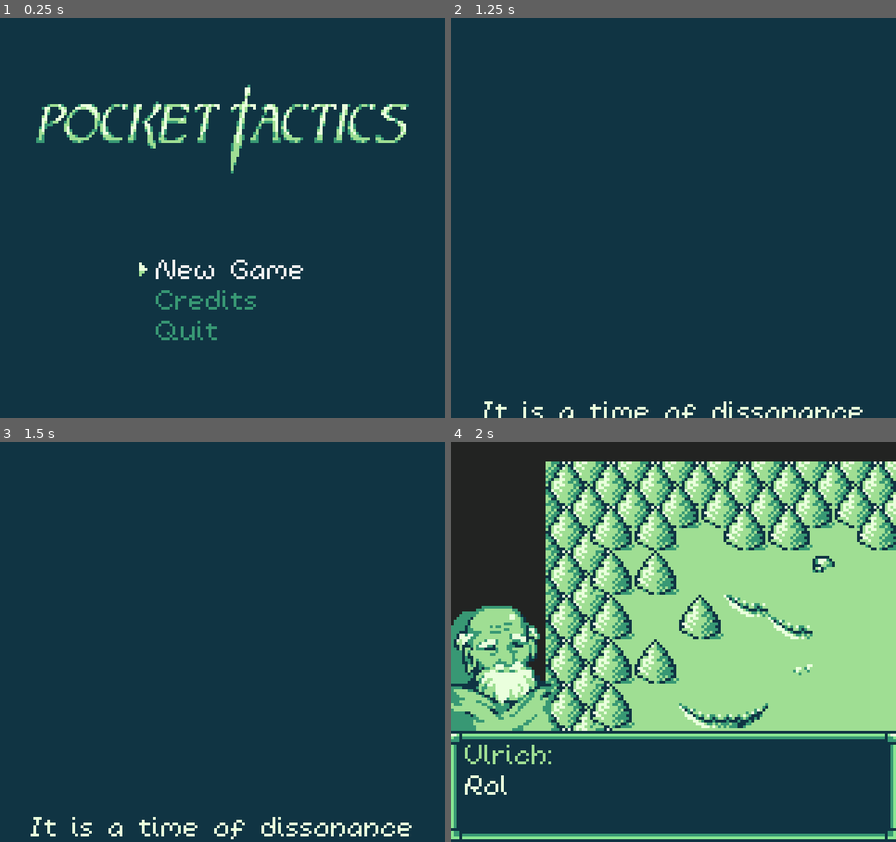
Above: before the commit, frames 1-4 (two rows, left to right).
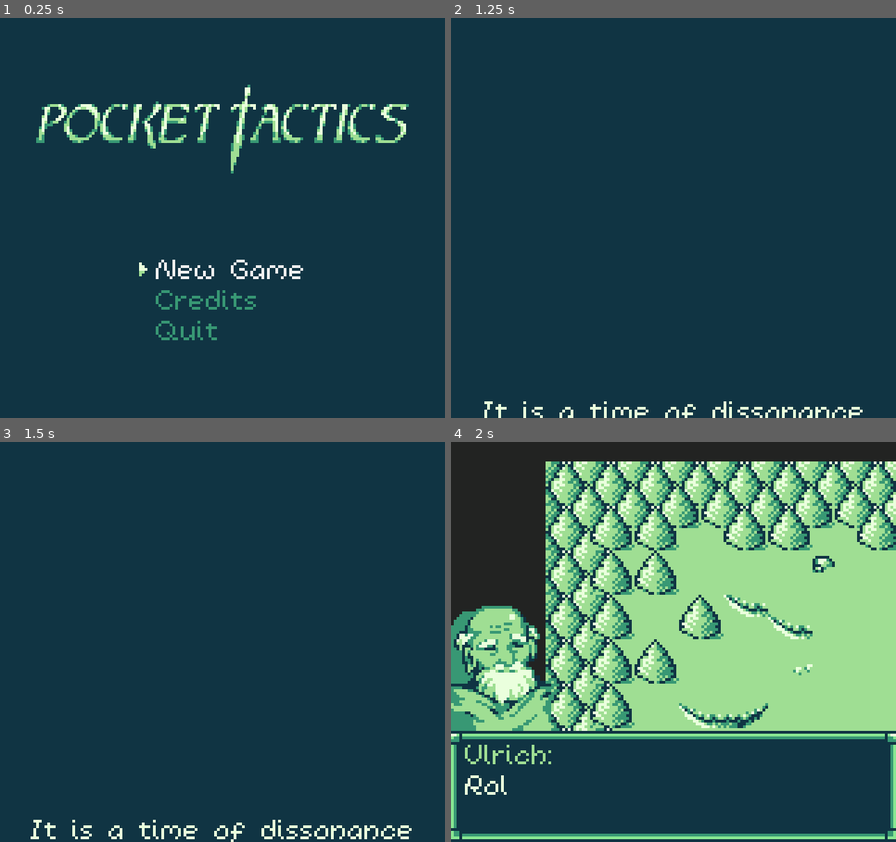
Above: after the commit, the same moments.

Repository: kevinlights/titan_tactics
Game: Godot game, scene res://scenes/landing.tscn
Two runs of this game, one before a commit and one after it. Both use one fixed random seed, a clock stepped at 60 frames per second and the inputs below.
Inputs (mouse positions are in pixels of both pictures, inside the frame that each line leads up to):
- Up to frame 1 (0.25 s): no input
- Up to frame 2 (1.25 s): click "New Game" at 0.5 s
- Up to frame 3 (1.5 s): move the mouse to (320, 622) at 1.27 s; hold Right (ui_right) from 1.28 s (still down)
- Up to frame 4 (2 s): keep holding Right (ui_right); tap Keypad Enter (ui_accept) at 1.52 s

Frames 1-2 are identical in both runs. In frame 3, 1.4% of the frame differs, in the area x 6-93%, y 93-100%; in frame 4, nothing differs.

Commit message:
Update scroller.tscn

Diff:
--- a/scenes/scroller.tscn
+++ b/scenes/scroller.tscn
@@ -20,7 +20,8 @@
 margin_left = 10.0
 margin_top = 148.0
 margin_right = 150.0
-margin_bottom = 616.0
+margin_bottom = 1153.0
+custom_constants/line_spacing = 10
 text = "	It is a time of dissonance and regression… Many years after an apocalyptic war, humanity has managed to surviv …(224 unchanged characters)…
 
 	You, Rolf, were orphaned as an infant. Ulrich, a hermit, found and raised you. In your early years, Ulrich acted as a  …(580 unchanged characters)…
@@ -33,7 +34,8 @@
 
 
 
-	(Press X or A to continue)"
+
+	Press X or A to continue"
 align = 1
 autowrap = true
 __meta__ = {
